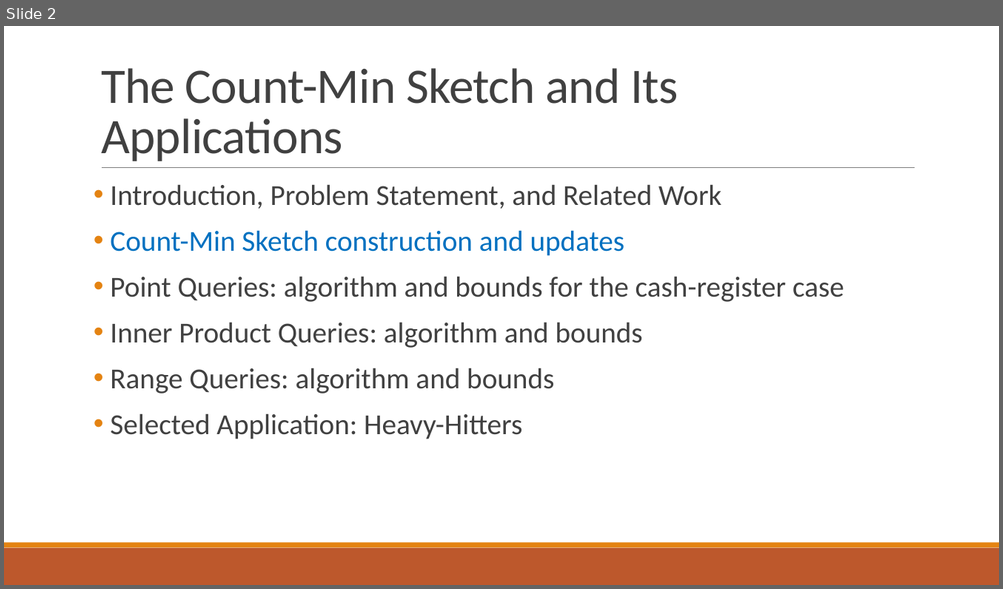
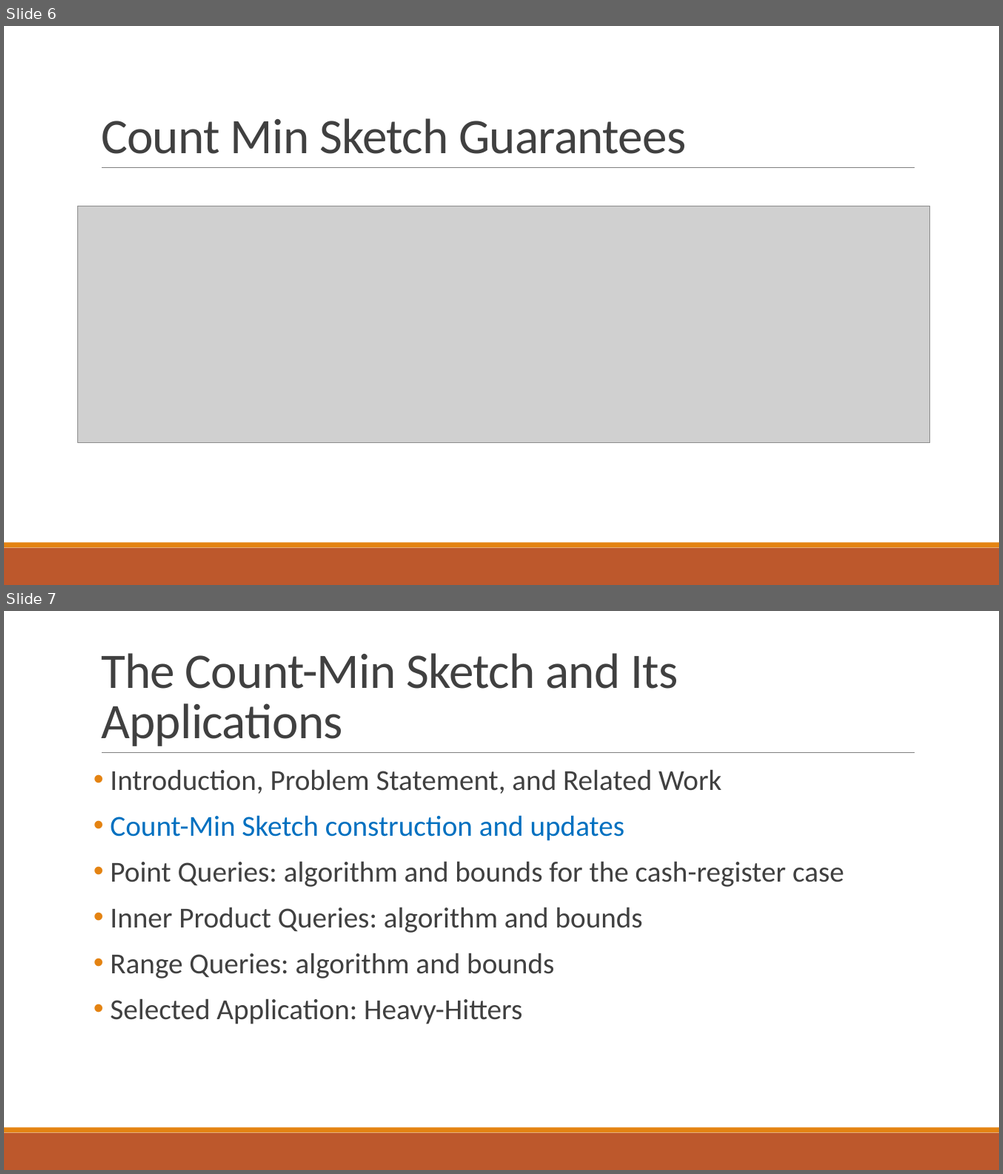
Before and after one commit to ewagner46/count_min_sketch_technical_summary, a slide deck: count_min_sketch_talk_EW.pptx. Shown one above the other, each under a label of ours: slide 2 before the commit, slides 6 and 7 after it. The pictures are 1003x589 and 1003x1174 pixels, drawn with LibreOffice and Linux fonts; fonts in the diff are those of the drawing; grey boxes stand for pictures. Boxes give left, top, right and bottom in pixels: in the first picture for what was removed or moved away, otherwise in the second. Text is boxed around its words. In the diff, an @@ line names an element or a change of style, - is before the commit and + after.

```diff
--- a/count_min_sketch_talk_EW.pptx
+++ b/count_min_sketch_talk_EW.pptx
@@ slide 6 added at [4, 26, 999, 585], background #FFFFFF; not listed: 3 template elements that a slide beside it also shows @@
@@ title added at [101, 118, 686, 154], 48 pt, text #404040 @@
+Count Min Sketch Guarantees
@@ picture added at [78, 206, 930, 443] @@
@@ what was slide 2 is now slide 7 @@
```
Also in this commit, not shown: 11 other slides added.
